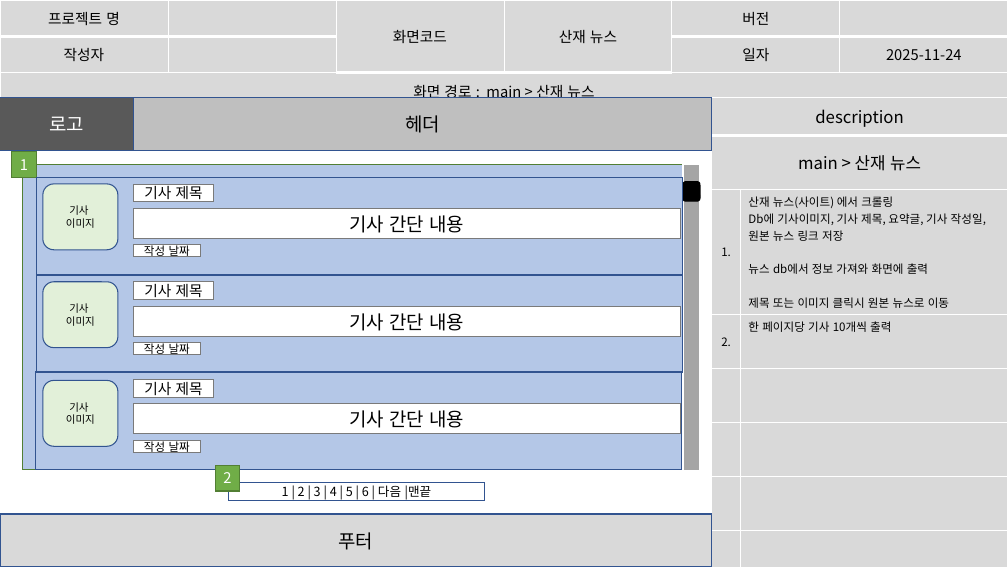
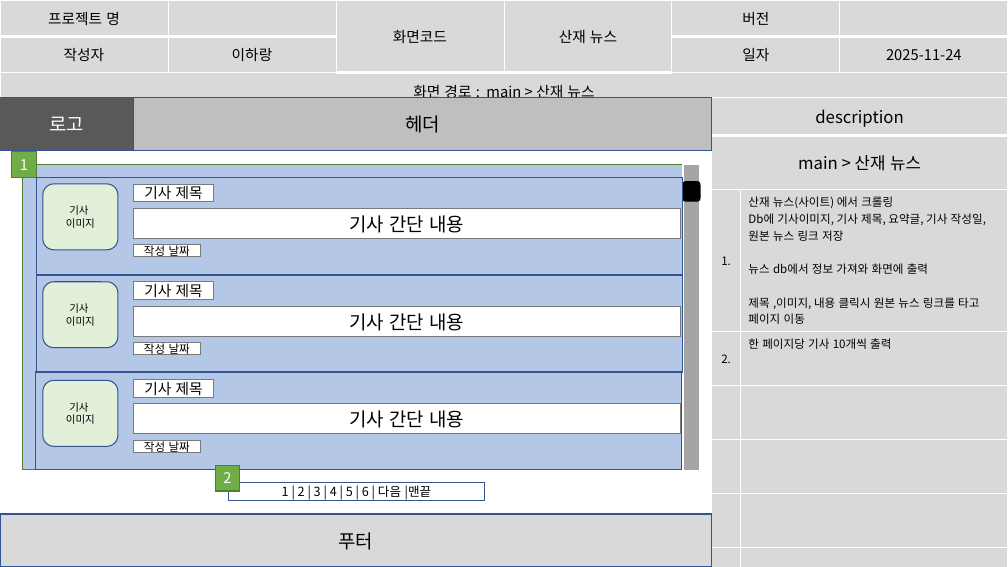
Before and after one commit to imyongchan/source, a slide deck: slide 26 of 스토리보드- 11.20/스토리보드_종합중 (2).pptx (slide 29 before the commit). Drawn at 1008x567 pixels with LibreOffice and Linux fonts; fonts in the diff are those of the drawing. Boxes give left, top, right and bottom in pixels: in the first picture for what was removed or moved away, otherwise in the second. Text is boxed around its words. In the diff, an @@ line names an element or a change of style, - is before the commit and + after.

```diff
--- a/스토리보드- 11.20/스토리보드_종합중 (2).pptx
+++ b/스토리보드- 11.20/스토리보드_종합중 (2).pptx
@@ table at [0, 0, 1007, 102] @@
-row 2, column 2: 
+row 2, column 2: 이하랑
@@ table at [712, 98, 1008, 567] @@
-row 3, column 2: 산재 뉴스(사이트) 에서 크롤링 / Db에 기사이미지, 기사 제목, 요약글, 기사 작성일, 원본 뉴스 링크 저장 / 뉴스 db에서 정보 가져와 화면에 출력 / 제목 또는 이미지 클릭시 원본 뉴스로 이동
+row 3, column 2: 산재 뉴스(사이트) 에서 크롤링 / Db에 기사이미지, 기사 제목, 요약글, 기사 작성일, 원본 뉴스 링크 저장 / 뉴스 db에서 정보 가져와 화면에 출력 / 제목 ,이미지, 내용 클릭시 원본 뉴스 링크를 타고 페이지 이동
```
Also in this commit, not shown: 31 other slides changed, 14 slides added, 5 slides removed.
